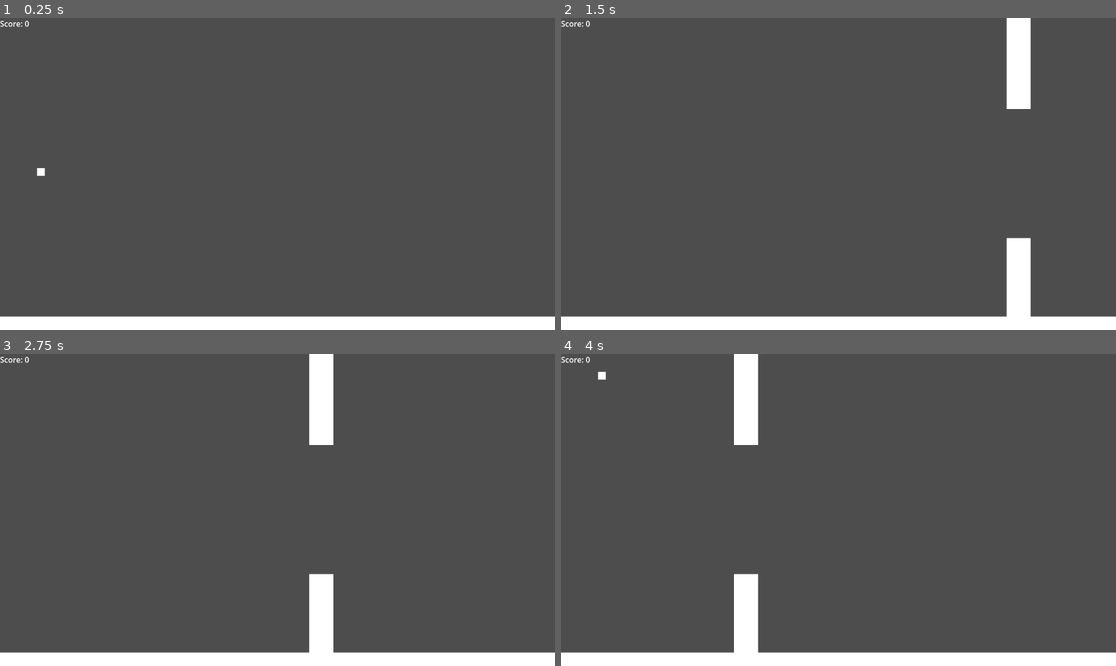
Above: before the commit, frames 1-4 (two rows, left to right).
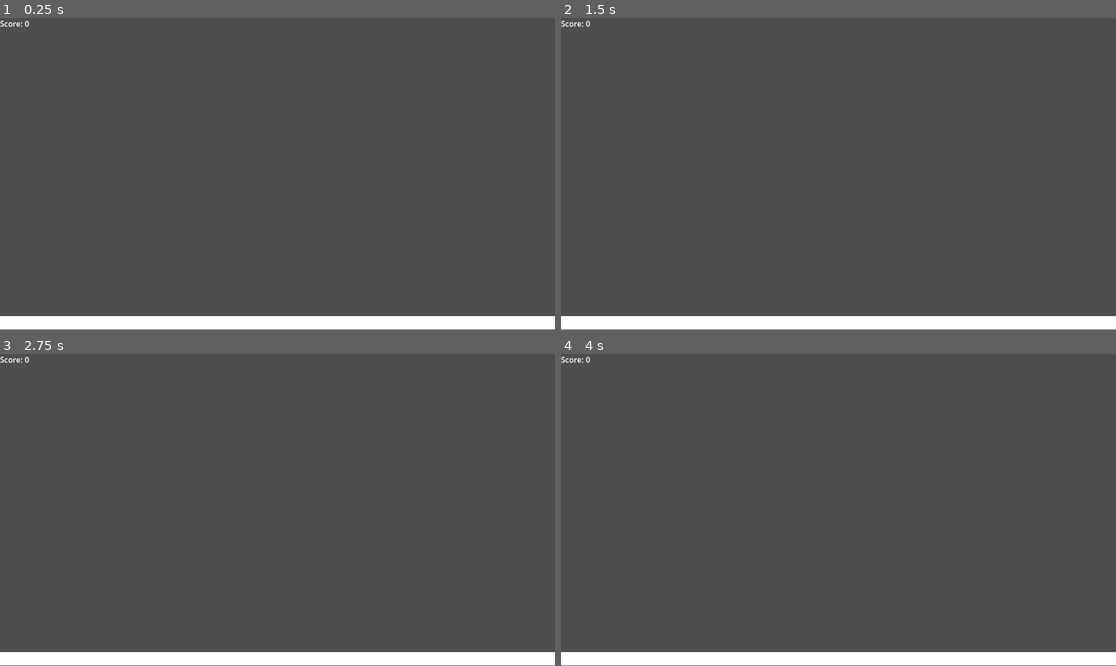
Above: after the commit, the same moments.

Repository: neonrainsoftware/tengameschallenge
Game: Godot game, scene res://scenes/game.tscn
The game is run twice, just before and just after one commit, with the same random seed, the same clock (stepped at 60 frames per second) and the same inputs.
Inputs:
- Up to frame 1 (0.25 s): no input
- Up to frame 2 (1.5 s): tap Enter (ui_accept) at 0.5, 0.77 s
- Up to frame 3 (2.75 s): tap Enter (ui_accept) at 1.52 s
- Up to frame 4 (4 s): tap Enter (ui_accept) at 3.02, 3.77 s

The runs differ from the first frame. In frame 1, 0.5% of the frame differs, in the area x 0-100%, y 48-100%; in frame 2, 2.8%; in frame 3, 2.8%; in frame 4, 2.9%, in the area x 0-100%, y 0-100%.
Error after the commit: Attempt to call function 'play' in base 'null instance' on a null instance. (res://scripts/movingobstacles.gd:5)

Commit message:
flappybird v0.03

Diff:
--- a/flappybird/scenes/game.tscn
+++ b/flappybird/scenes/game.tscn
@@ -1,12 +1,17 @@
-[gd_scene load_steps=5 format=3 uid="uid://btwubcc52qvw4"]
+[gd_scene load_steps=7 format=3 uid="uid://btwubcc52qvw4"]
 
 [ext_resource type="Script" uid="uid://cdbxjcriob0sg" path="res://scripts/global.gd" id="1_lbhrr"]
 [ext_resource type="PackedScene" uid="uid://dmn6voct0r2e2" path="res://scenes/floor.tscn" id="1_uwrxv"]
 [ext_resource type="PackedScene" uid="uid://y1kh3bsy8erc" path="res://scenes/player.tscn" id="2_yqjtg"]
-[ext_resource type="PackedScene" uid="uid://vsxykdp5ruvk" path="res://scenes/movingobstaclev2.tscn" id="4_lbhrr"]
+[ext_resource type="Script" uid="uid://dq5bwamctml40" path="res://scripts/movingobstacles.gd" id="4_lbhrr"]
+
+[sub_resource type="RectangleShape2D" id="RectangleShape2D_iywne"]
+size = Vector2(40, 214)
+
+[sub_resource type="RectangleShape2D" id="RectangleShape2D_p57ef"]
+size = Vector2(39, 187)
 
 [node name="Game" type="Node2D"]
-position = Vector2(0, 1)
 script = ExtResource("1_lbhrr")
 
 [node name="Floor" parent="." instance=ExtResource("1_uwrxv")]
@@ -15,8 +20,35 @@
 [node name="Player" parent="." instance=ExtResource("2_yqjtg")]
 position = Vector2(85, 302)
 
-[node name="Platforms" type="Node2D" parent="."]
-position = Vector2(0, -1)
+[node name="Platform1" type="AnimatableBody2D" parent="."]
+script = ExtResource("4_lbhrr")
 
-[node name="Movingobstacle" parent="." instance=ExtResource("4_lbhrr")]
-position = Vector2(1253, -2)
+[node name="ColorRect" type="ColorRect" parent="Platform1"]
+offset_left = 1318.0
+offset_right = 1358.0
+offset_bottom = 214.0
+
+[node name="ColorRect2" type="ColorRect" parent="Platform1"]
+offset_left = 1318.0
+offset_top = 404.0
+offset_right = 1358.0
+offset_bottom = 618.0
+
+[node name="CollisionShape2D" type="CollisionShape2D" parent="Platform1"]
+position = Vector2(1338, 107)
+shape = SubResource("RectangleShape2D_iywne")
+debug_color = Color(0.989945, 0, 0.284376, 0.42)
+
+[node name="CollisionShape2D2" type="CollisionShape2D" parent="Platform1"]
+position = Vector2(1338, 511)
+shape = SubResource("RectangleShape2D_iywne")
+debug_color = Color(0.989945, 0, 0.284376, 0.42)
+
+[node name="Area2D" type="Area2D" parent="Platform1"]
+
+[node name="CollisionShape2D" type="CollisionShape2D" parent="Platform1/Area2D"]
+position = Vector2(1338, 309)
+shape = SubResource("RectangleShape2D_p57ef")
+debug_color = Color(0.0207882, 0.650248, 0.070452, 0.42)
+
+[node name="AnimationPlayer" type="AnimationPlayer" parent="Platform1"]
--- a/flappybird/scenes/game_ui.tscn
+++ b/flappybird/scenes/game_ui.tscn
@@ -1,4 +1,6 @@
-[gd_scene format=3 uid="uid://b56fhdppxarcr"]
+[gd_scene load_steps=2 format=3 uid="uid://b56fhdppxarcr"]
+
+[ext_resource type="Script" uid="uid://cecun2ecmaspa" path="res://scripts/ui/gameui.gd" id="1_yubou"]
 
 [node name="GameUi" type="Control"]
 layout_mode = 3
@@ -7,3 +9,4 @@
 anchor_bottom = 1.0
 grow_horizontal = 2
 grow_vertical = 2
+script = ExtResource("1_yubou")
--- a/flappybird/scenes/movingobstaclev2.tscn
+++ b/flappybird/scenes/movingobstaclev2.tscn
@@ -1,13 +1,13 @@
-[gd_scene load_steps=8 format=3 uid="uid://vsxykdp5ruvk"]
+[gd_scene load_steps=9 format=3 uid="uid://vsxykdp5ruvk"]
 
 [ext_resource type="Script" uid="uid://dq5bwamctml40" path="res://scripts/movingobstacles.gd" id="1_semii"]
 [ext_resource type="Script" uid="uid://c0lmo1k0k7q44" path="res://scripts/score_zone.gd" id="1_sl0v1"]
 
 [sub_resource type="RectangleShape2D" id="RectangleShape2D_k8yae"]
-size = Vector2(50, 268)
+size = Vector2(50, 273.107)
 
 [sub_resource type="RectangleShape2D" id="RectangleShape2D_oibyq"]
-size = Vector2(50.0227, 381.475)
+size = Vector2(50.0227, 340.156)
 
 [sub_resource type="Animation" id="Animation_cno7v"]
 length = 7.0
@@ -48,6 +48,8 @@
 &"movement": SubResource("Animation_oibyq")
 }
 
+[sub_resource type="CanvasItemMaterial" id="CanvasItemMaterial_semii"]
+
 [node name="Movingobstacle" type="Node2D"]
 position = Vector2(1420, 0)
 
@@ -69,11 +71,6 @@
 scale = Vector2(1.00091, 1.00094)
 shape = SubResource("RectangleShape2D_oibyq")
 
-[node name="TopRect" type="ColorRect" parent="Platform"]
-offset_right = 50.0
-offset_bottom = 190.0
-metadata/_edit_use_anchors_ = true
-
 [node name="Animation" type="AnimationPlayer" parent="Platform"]
 root_node = NodePath("../ScoreZone/ScoreCollision")
 libraries = {
@@ -92,4 +89,60 @@
 offset_bottom = 648.0
 metadata/_edit_use_anchors_ = true
 
-[connection signal="body_entered" from="Platform/ScoreZone" to="Platform/ScoreZone" method="_on_body_entered"]
+[node name="Platform2" type="AnimatableBody2D" parent="."]
+script = ExtResource("1_semii")
+
+[node name="ScoreZone" type="Area2D" parent="Platform2"]
+position = Vector2(0, 190)
+script = ExtResource("1_sl0v1")
+
+[node name="ScoreCollision" type="CollisionShape2D" parent="Platform2/ScoreZone"]
+position = Vector2(25, 134)
+scale = Vector2(0.960005, 0.960005)
+shape = SubResource("RectangleShape2D_k8yae")
+debug_color = Color(0.757758, 0.409833, 0.524446, 0.42)
+
+[node name="TopCollision" type="CollisionShape2D" parent="Platform2"]
+position = Vector2(25.0091, -1.08346)
+scale = Vector2(1.00091, 1.00094)
+shape = SubResource("RectangleShape2D_oibyq")
+
+[node name="TopRect" type="ColorRect" parent="Platform2"]
+offset_left = -1.0
+offset_right = 49.0
+offset_bottom = 190.0
+scale = Vector2(1.08595, 1.63646)
+metadata/_edit_use_anchors_ = true
+
+[node name="Animation" type="AnimationPlayer" parent="Platform2"]
+root_node = NodePath("../ScoreZone/ScoreCollision")
+libraries = {
+&"": SubResource("AnimationLibrary_gdp5e")
+}
+
+[node name="BottomCollision" type="CollisionShape2D" parent="Platform2"]
+position = Vector2(25, 648)
+rotation = -0.00214941
+scale = Vector2(1.00091, 1.00094)
+shape = SubResource("RectangleShape2D_oibyq")
+
+[node name="BottomRect" type="ColorRect" parent="Platform2"]
+offset_top = 458.0
+offset_right = 50.0
+offset_bottom = 648.0
+pivot_offset = Vector2(18, 87)
+metadata/_edit_use_anchors_ = true
+
+[node name="Sprite2D" type="Sprite2D" parent="Platform2"]
+material = SubResource("CanvasItemMaterial_semii")
+
+[node name="TopRect2" type="ColorRect" parent="Platform2"]
+offset_left = -139.0
+offset_right = -89.0
+offset_bottom = 190.0
+metadata/_edit_use_anchors_ = true
+
+[connection signal="body_entered" from="Platform/ScoreZone" to="Platform" method="_on_score_zone_body_entered"]
+[connection signal="animation_finished" from="Platform/Animation" to="Platform" method="_on_animation_animation_finished"]
+[connection signal="body_entered" from="Platform2/ScoreZone" to="Platform2" method="_on_score_zone_body_entered"]
+[connection signal="animation_finished" from="Platform2/Animation" to="Platform2" method="_on_animation_animation_finished"]
--- a/flappybird/scripts/global.gd
+++ b/flappybird/scripts/global.gd
@@ -1,8 +1,12 @@
 extends Node
 
-var packedObj = preload("res://scenes/movingobstacle.tscn")
+# var packedObj = preload("res://scenes/movingobstacle.tscn")
 var score : int = 0
 var ui_manager
+var	player_manager = preload("res://scenes/player.tscn")
+
+@export var packedObj : PackedScene
+@export var obstacle_count : int = 5
 
 func _ready() -> void:
 	# global signals
@@ -13,14 +17,20 @@
 	ui_manager = load("res://scripts/ui/gameui.gd").new()
 	add_child(ui_manager)
 
-	# loading obstacles
-	for i in 5:
-		var obj = packedObj.instantiate()
-		$Platforms.add_child(obj)
-		# obj.set_translation()
+	# adding player
+	add_child(player_manager)
+
+func spawn_obstacle() -> void:
+	var obs : Node = packedObj.instantiate()
+	add_child(obs)
+		# var random_scale : float = randf_range(0.5, 2.0)
+		# obs.scale
+		# var random_pos = Vector2(randf_range()
+
 
 func add_score() -> void:
 	score += 1
+	ui_manager.ui_elements["score"].text = str("Score: ", score)
 
 func game_over() -> void:
 	pass
--- a/flappybird/scripts/movingobstacles.gd
+++ b/flappybird/scripts/movingobstacles.gd
@@ -4,5 +4,11 @@
 func _ready() -> void:
 	$Animation.play("movement")
 
-func _process(delta: float) -> void:
-	pass
+func _on_animation_animation_finished(_anim_name:StringName) -> void:
+	queue_free()
+
+func _on_score_zone_body_entered(body:Node2D) -> void:
+	if body.get_class() == "CharacterBody2D":
+		queue_free()
+		print("you scored a point")
+		Globalvars.emit_signal("on_scoring")
--- a/flappybird/scripts/player.gd
+++ b/flappybird/scripts/player.gd
@@ -7,7 +7,7 @@
 var is_lose: bool = false
 
 func _ready() -> void:
-	pass
+	position = Vector2(85.0, 302.0)
 
 func _physics_process(delta: float) -> void:
 	if not is_lose and not is_on_floor():
--- a/flappybird/scripts/ui/gameui.gd
+++ b/flappybird/scripts/ui/gameui.gd
@@ -7,6 +7,7 @@
 
 func create_ui() -> void:
     var label : Label = Label.new()
-    label.text = "Score: 0"
+    var score : int = 0
+    label.text = str("Score: ", score)
     add_child(label)
     ui_elements["score"] = label
